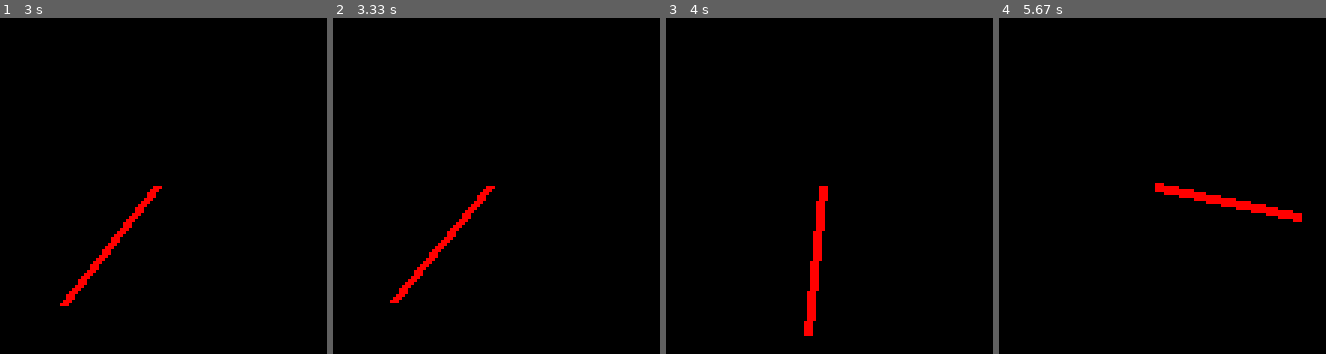
Above: before the commit, frames 1-4 (left to right).
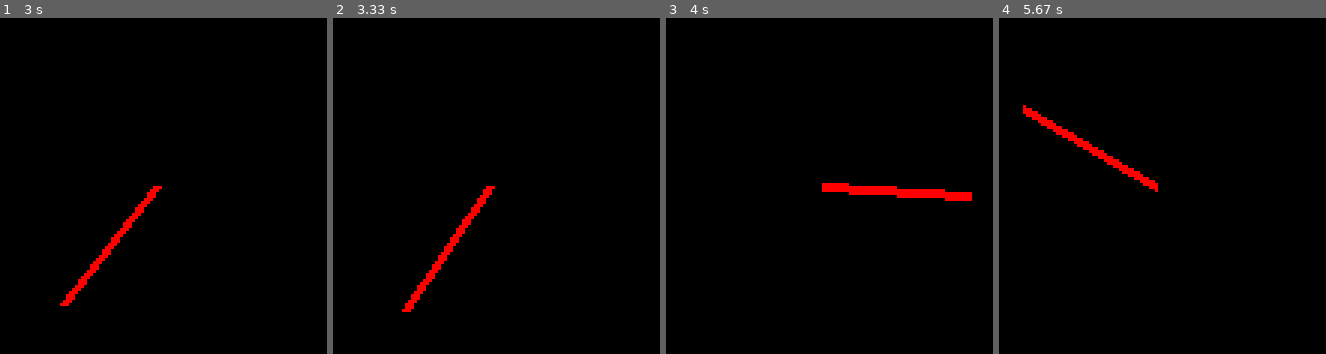
Above: after the commit, the same moments.

Repository: DoYouEvenStackSmash/planning-algorithms-exercises
Game: pygame game, started from src/pygame-prep/rotation-simple.py
The game is run twice, just before and just after one commit, with the same random seed, the same clock (stepped at 60 frames per second) and the same inputs.
Inputs (mouse positions are in pixels of both pictures, inside the frame that each line leads up to):
- Up to frame 1 (3 s): click (98, 253) at 0.38 s
- Up to frame 2 (3.33 s): click (outside the picture) at 3.22 s
- Up to frame 3 (4 s): no input
- Up to frame 4 (5.67 s): no input

Frame 1 is identical in both runs. In frame 2, 1.5% of the frame differs, in the area x 17-49%, y 51-88%; in frame 3, 2.4%, in the area x 42-94%, y 49-95%; in frame 4, 2.3%.

Commit message:
fixed moves absolute value

Diff:
--- a/src/pygame-prep/rotation-simple.py
+++ b/src/pygame-prep/rotation-simple.py
@@ -44,15 +44,16 @@
 
   target_rad = np.arctan2(t_y - base_line.y_off_t, t_x - base_line.x_off_t)
   rotation = target_rad - base_line.rad_angle
-  moves = rotation * 180 / np.pi
-
-  increment = rotation / abs(moves)
+  moves = abs(rotation * 180 / np.pi)
+  if abs(moves) > 180:
+    moves = 360 - abs(moves)
+  increment = rotation / moves
 
   new_point_set = []
   x_o,y_o = base_line.x_off_t, base_line.y_off_t
   new_point_set = [base_line.get_point()]
   print(f'moves: {moves}')
-  for i in range(abs(int(moves))):
+  for i in range(int(moves)):
     # for p in point_set:
     lp_x, lp_y = new_point_set[-1]
     step = np.matmul(rotation_matrix(increment),np.array([[lp_x - x_o], [lp_y - y_o]]))
